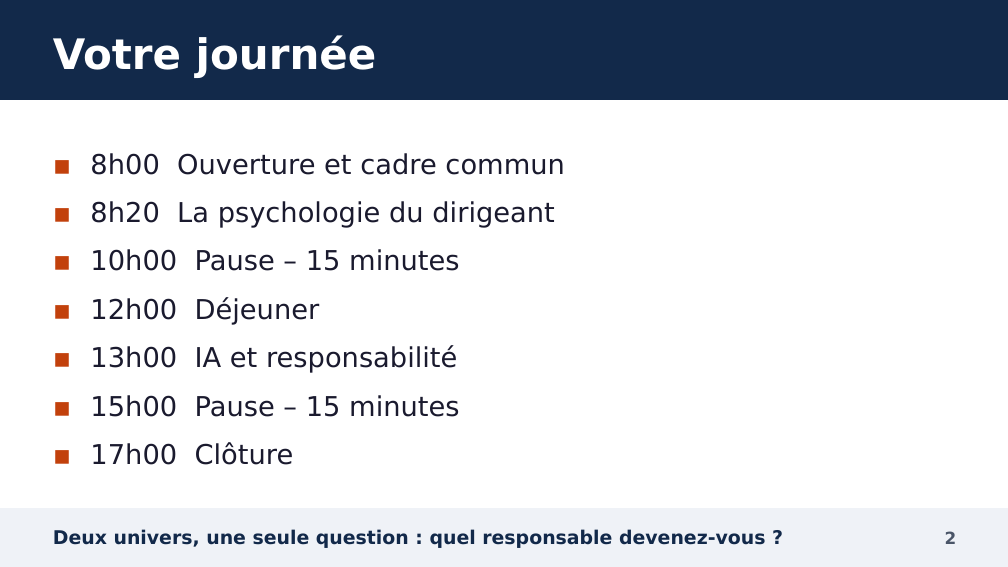
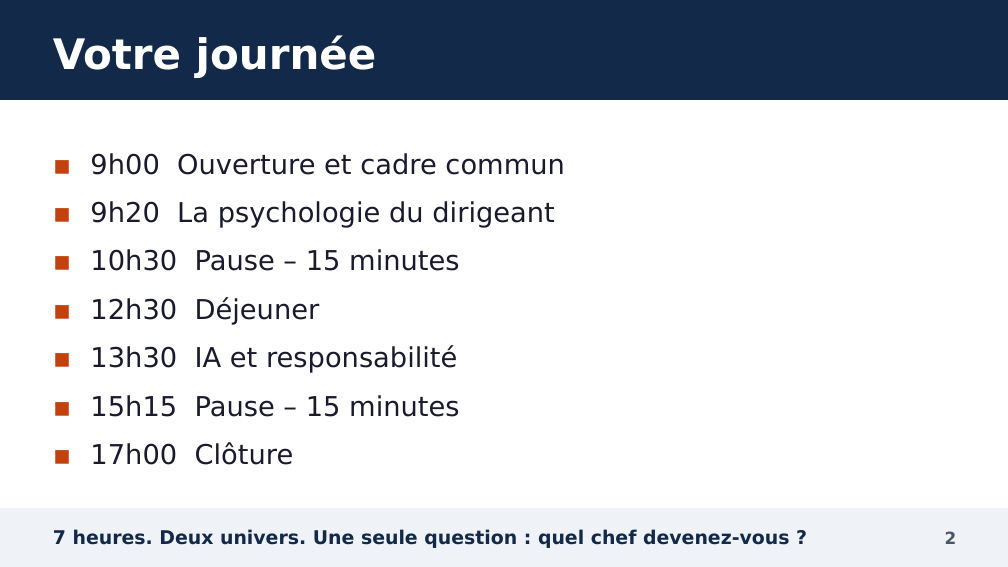
Before and after one commit to YebaYorel/Training, a slide deck: slide 2 of formation_GEM_manager_IA/01_diaporama/Diaporama_Manager_et_IA_GEM.pptx. Drawn at 1008x567 pixels with LibreOffice and Linux fonts; fonts in the diff are those of the drawing. Boxes give left, top, right and bottom in pixels: in the first picture for what was removed or moved away, otherwise in the second. Text is boxed around its words. In the diff, an @@ line names an element or a change of style, - is before the commit and + after.

```diff
--- a/formation_GEM_manager_IA/01_diaporama/Diaporama_Manager_et_IA_GEM.pptx
+++ b/formation_GEM_manager_IA/01_diaporama/Diaporama_Manager_et_IA_GEM.pptx
@@ text at [90, 153, 565, 417]: text changed @@
-▪ 8h00 Ouverture et cadre commun
-▪ 8h20 La psychologie du dirigeant
-▪ 10h00 Pause – 15 minutes
-▪ 12h00 Déjeuner
-▪ 13h00 IA et responsabilité
-▪ 15h00 Pause – 15 minutes
+▪ 9h00 Ouverture et cadre commun
+▪ 9h20 La psychologie du dirigeant
+▪ 10h30 Pause – 15 minutes
+▪ 12h30 Déjeuner
+▪ 13h30 IA et responsabilité
+▪ 15h15 Pause – 15 minutes
@@ text at [53, 529, 789, 548]: text changed @@
-Deux univers, une seule question : quel responsable devenez-vous ?
+7 heures. Deux univers. Une seule question : quel chef devenez-vous ?
```
Also in this commit, not shown: 67 other slides changed, 5 slides added, 1 slide removed, 31 other files.
